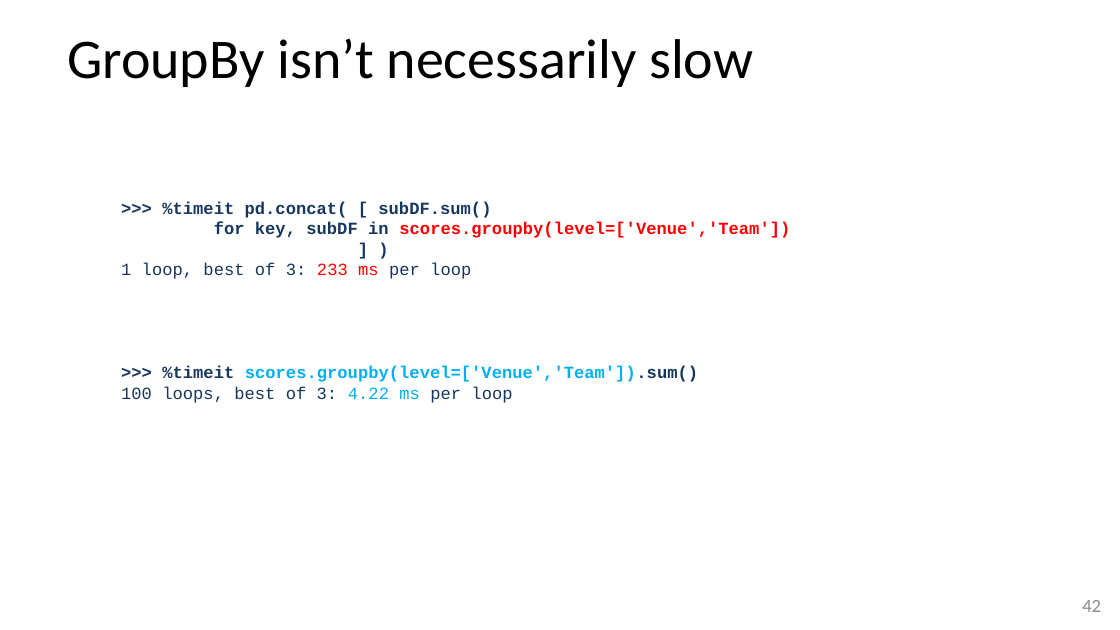
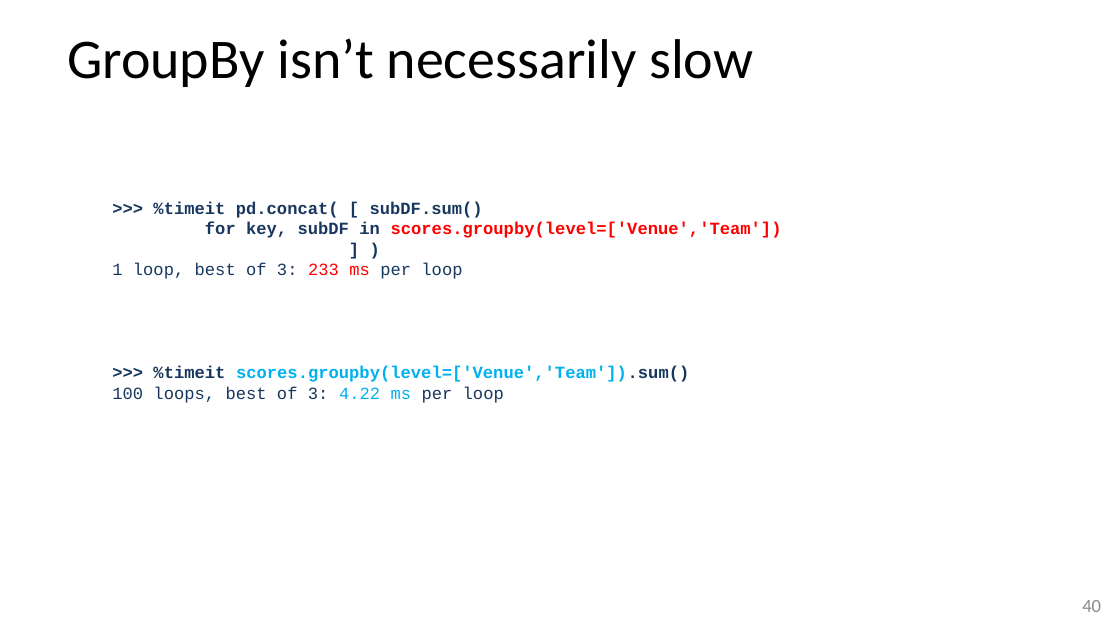
Before and after one commit to stevesimmons/PyDataDC2016-PandasFromTheInside, a slide deck: slide 41 of pfi.pptx (slide 43 before the commit). Drawn at 1120x630 pixels with LibreOffice and Linux fonts; fonts in the diff are those of the drawing. Boxes give left, top, right and bottom in pixels: in the first picture for what was removed or moved away, otherwise in the second. Text is boxed around its words. In the diff, an @@ line names an element or a change of style, - is before the commit and + after.

```diff
--- a/pfi.pptx
+++ b/pfi.pptx
@@ text ">>> %timeit pd.concat( [ subDF.sum()": place and size @@
-text ">>> %timeit pd.concat( [ subDF.sum()" at <box>121,201,790,403</box>
+text ">>> %timeit pd.concat( [ subDF.sum()" at <box>112,201,782,403</box>
@@ page number at <box>1082,600,1101,612</box>: text changed @@
-42
+40
```
Also in this commit, not shown: 1 other slide changed, 1 slide added, 2 other files.
